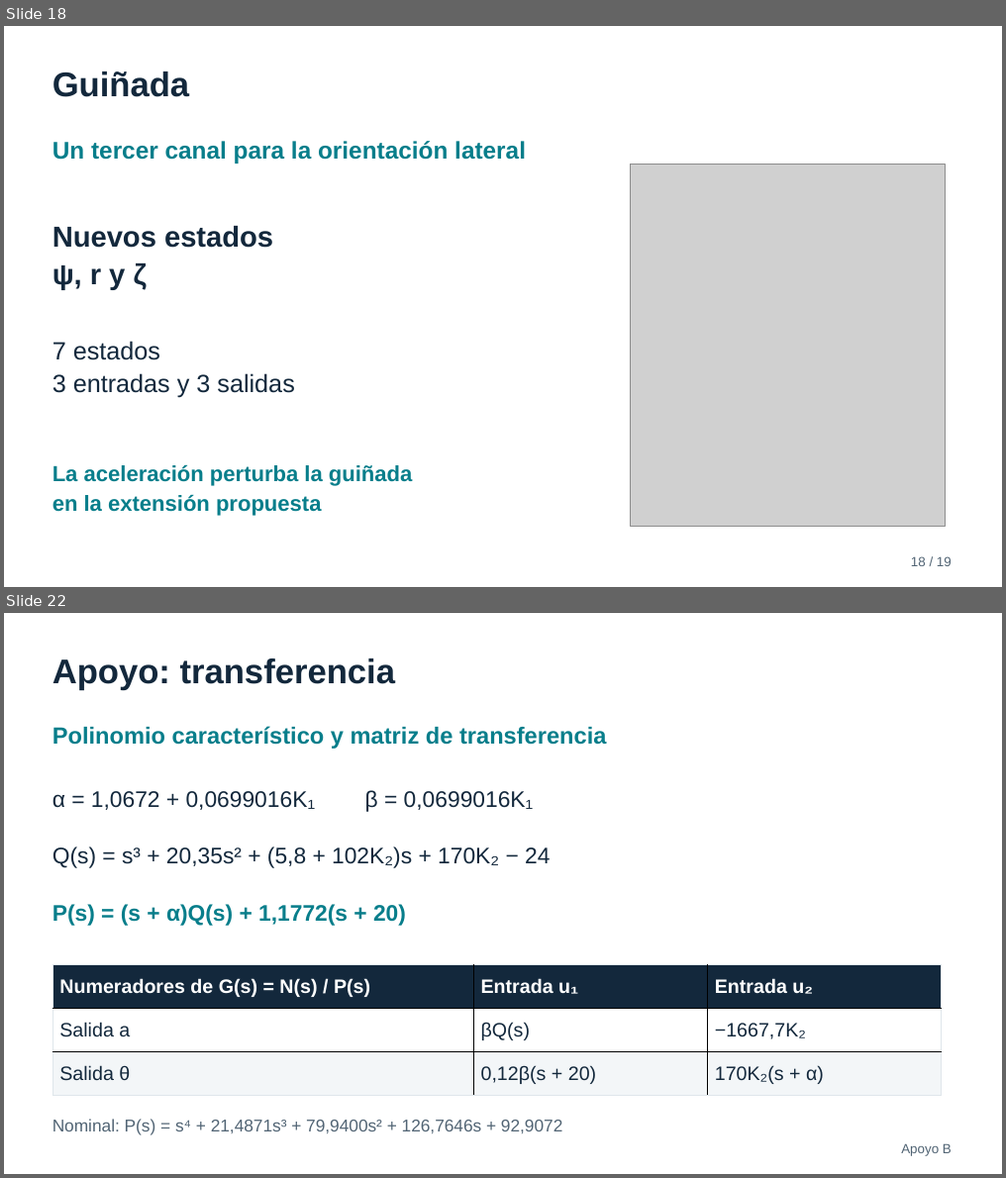
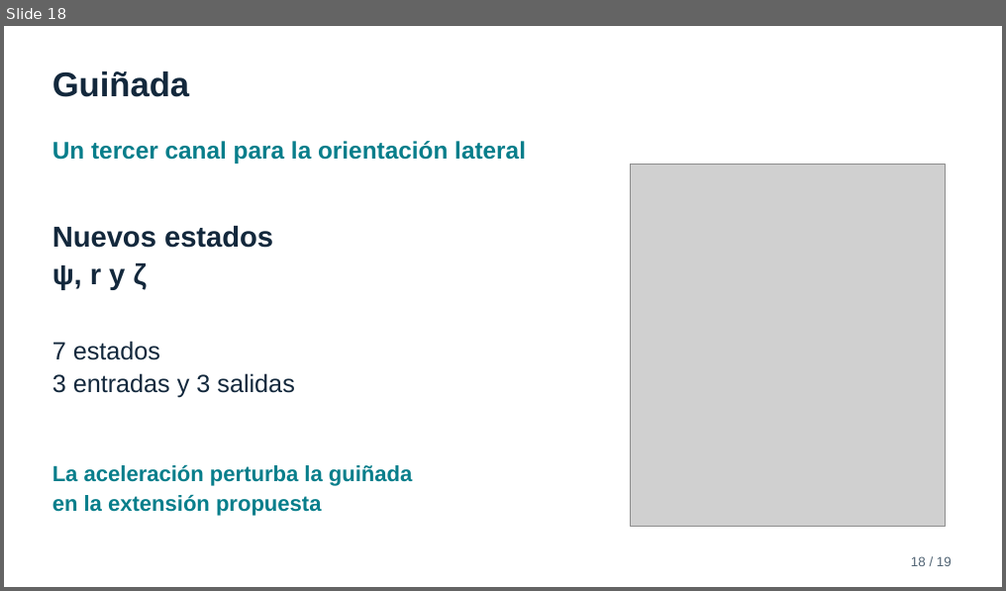
Before and after one commit to byronGalileo/TSII-Cohete-proyect, a slide deck: Proyecto_Cohete_ES.pptx. Shown one above the other, each under a label of ours: slides 18 and 22 before the commit, slide 18 after it; the slides between them are not shown. The pictures are 1006x1178 and 1006x591 pixels, drawn with LibreOffice and Linux fonts; fonts in the diff are those of the drawing; grey boxes stand for pictures. Boxes give left, top, right and bottom in pixels: in the first picture for what was removed or moved away, otherwise in the second. Text is boxed around its words. In the diff, an @@ line names an element or a change of style, - is before the commit and + after.

```diff
--- a/Proyecto_Cohete_ES.pptx
+++ b/Proyecto_Cohete_ES.pptx
@@ slide 22 removed at (x1=4, y1=613, x2=1002, y2=1174), background #FFFFFF @@
@@ text removed at (x1=53, y1=659, x2=395, y2=690) @@
-Apoyo: transferencia
@@ text removed at (x1=53, y1=726, x2=607, y2=749) @@
-Polinomio característico y matriz de transferencia
@@ text removed at (x1=53, y1=790, x2=534, y2=812) @@
-α = 1,0672 + 0,0699016K₁ β = 0,0699016K₁
@@ text removed at (x1=53, y1=847, x2=549, y2=868) @@
-Q(s) = s³ + 20,35s² + (5,8 + 102K₂)s + 170K₂ − 24
@@ text removed at (x1=53, y1=904, x2=406, y2=926) @@
-P(s) = (s + α)Q(s) + 1,1772(s + 20)
@@ table removed at (x1=53, y1=964, x2=941, y2=1096), 3 rows, 3 columns @@
-Numeradores de G(s) = N(s) / P(s) | Entrada u₁ | Entrada u₂
-Salida a | βQ(s) | −1667,7K₂
-Salida θ | 0,12β(s + 20) | 170K₂(s + α)
@@ text removed at (x1=53, y1=1119, x2=562, y2=1135) @@
-Nominal: P(s) = s⁴ + 21,4871s³ + 79,9400s² + 126,7646s + 92,9072
@@ text removed at (x1=901, y1=1144, x2=951, y2=1157) @@
-Apoyo B
```
Also in this commit, not shown: 9 slides changed, 3 other slides removed, 1 other file.
